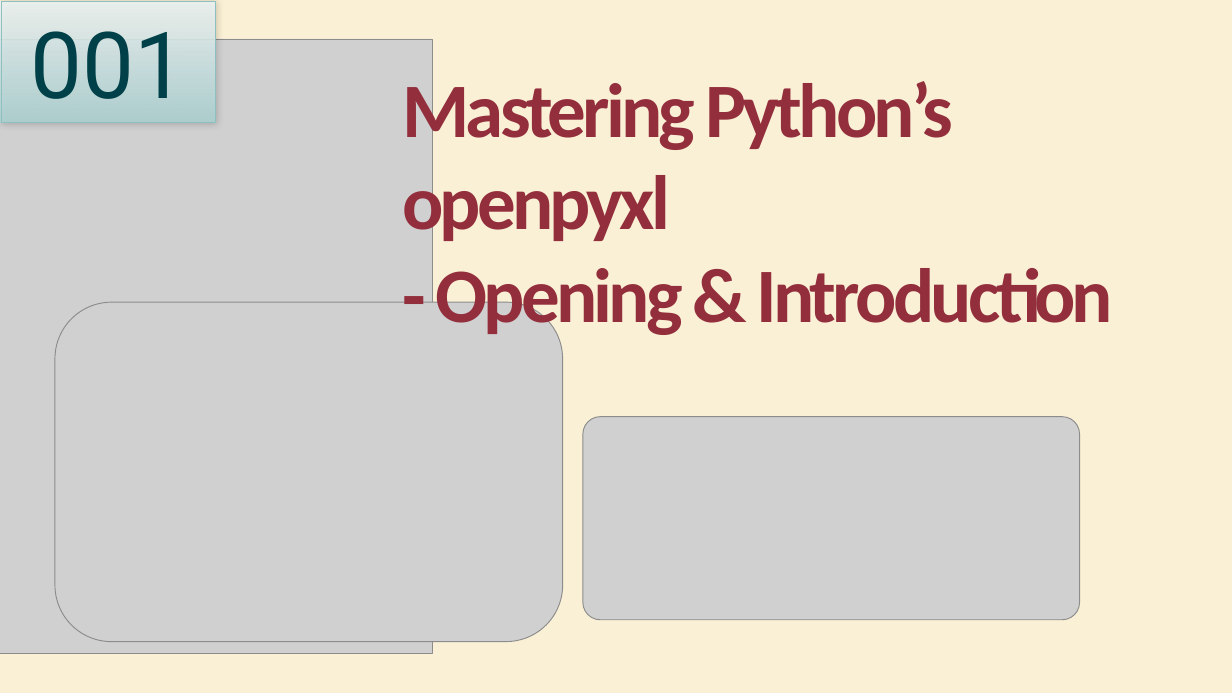
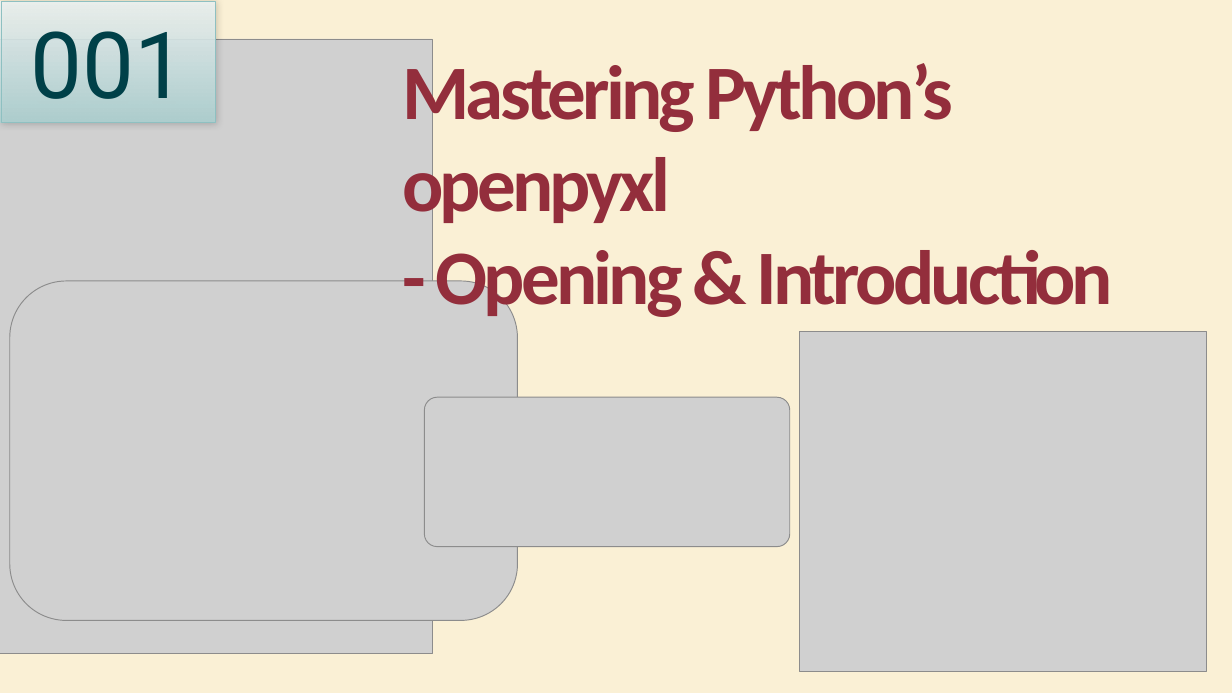
Before and after one commit to yasenstar/python, a slide deck: slide 1 of openpyxl/Mastering_Python’s_openpyxl.pptx. Drawn at 1232x693 pixels with LibreOffice and Linux fonts; fonts in the diff are those of the drawing; grey boxes stand for pictures; background and template pictures are left out. Boxes give left, top, right and bottom in pixels: in the first picture for what was removed or moved away, otherwise in the second. Text is boxed around its words. In the diff, an @@ line names an element or a change of style, - is before the commit and + after.

```diff
--- a/openpyxl/Mastering_Python’s_openpyxl.pptx
+++ b/openpyxl/Mastering_Python’s_openpyxl.pptx
@@ title "Mastering Python’s openpyxl - Opening ...": place and size @@
-title "Mastering Python’s openpyxl - Opening ..." at bbox=[402, 73, 1114, 340]
+title "Mastering Python’s openpyxl - Opening ..." at bbox=[402, 55, 1114, 322]
@@ picture: place and size @@
-picture at bbox=[55, 302, 562, 641]
+picture at bbox=[10, 281, 518, 620]
@@ picture added at bbox=[800, 332, 1208, 671] @@
@@ picture: place and size @@
-picture at bbox=[583, 417, 1080, 620]
+picture at bbox=[424, 397, 789, 547]
```
Also in this commit, not shown: 2 other files.
